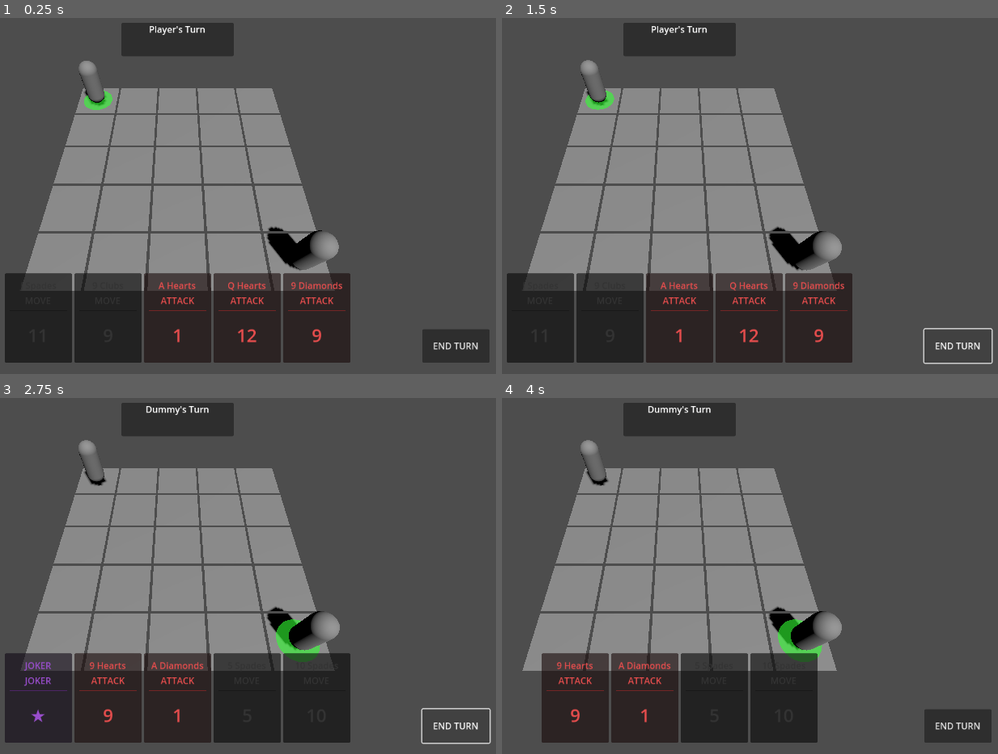
Above: before the commit, frames 1-4 (two rows, left to right).
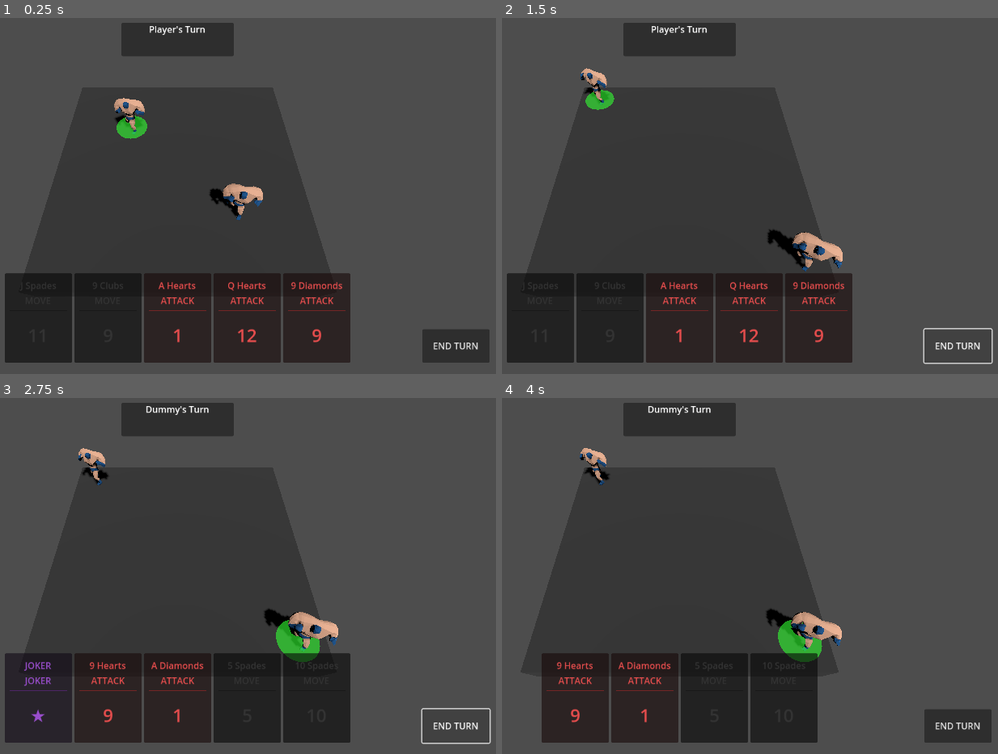
Above: after the commit, the same moments.

Repository: FredBros/king-of-the-apero
Game: Godot game, scene res://scenes/Arena.tscn
Two runs of this game, one before a commit and one after it. Both use one fixed random seed, a clock stepped at 60 frames per second and the inputs below.
Inputs (mouse positions are in pixels of both pictures, inside the frame that each line leads up to):
- Up to frame 1 (0.25 s): no input
- Up to frame 2 (1.5 s): click "END TURN" at 0.5 s; click "END TURN" at 1.25 s
- Up to frame 3 (2.75 s): click "END TURN" at 2 s
- Up to frame 4 (4 s): move the mouse to (541, 697) at 2.77 s; click (541, 697) at 2.92 s; click "X" at 3.5 s

The runs differ from the first frame. In frame 1, 27% of the frame differs, in the area x 4-69%, y 12-77%; in frame 2, 27%; in frame 3, 26%; in frame 4, 26%.

Commit message:
Implement character animations and refine movement logic
- Integrate AnimationPlayer in Wrestler.gd (Idle, Walk, Punch, Hurt, KO).
- Update movement logic:
  - Reduce tween duration to 0.8s with QUAD easing for better feel.
  - Sync 'Walk' animation with movement.
  - Fix character orientation (rotate 180 deg to face target).
  - Remove Y-offset (pivot is now correctly at feet level).
- Implement attack sequence:
  - Play 'Punch' animation.
  - Delay damage application to match animation impact.
- Implement damage/death logic:
  - Play 'Hurt' animation on hit.
  - Play 'KO' animation on death and keep body on grid (removed queue_free).
- Update GridManager:
  - Delegate attack execution to Wrestler script.
  - Adjust active player indicator height to match new pivot.

Diff:
--- /dev/null
+++ b/scenes/Players/BigGuy/big_guy.tscn
@@ -0,0 +1,54 @@
+[gd_scene load_steps=4 format=3 uid="uid://d1ru4aj524ukk"]
+
+[ext_resource type="PackedScene" uid="uid://dbqpm1b4l2myo" path="res://scenes/Players/BigGuy/BigGuy.glb" id="1_lgits"]
+[ext_resource type="Texture2D" uid="uid://1pkrxctis4qf" path="res://scenes/Players/BigGuy/BigGuy_endesga-32-1x.png" id="2_gr3fq"]
+
+[sub_resource type="StandardMaterial3D" id="StandardMaterial3D_2orey"]
+albedo_texture = ExtResource("2_gr3fq")
+texture_filter = 0
+
+[node name="BigGuy" instance=ExtResource("1_lgits")]
+
+[node name="Skeleton3D" parent="Wolverine" index="0"]
+bones/0/position = Vector3(0.0074458406, 0.6750934, -0.013267685)
+bones/0/rotation = Quaternion(-0.032927044, -0.36556488, 0.0076456857, 0.93017185)
+bones/1/rotation = Quaternion(-0.05059746, 0.05447057, 0.0009753024, 0.99723214)
+bones/2/rotation = Quaternion(0.0053106765, 0.0066895955, 0.0030482546, 0.9999589)
+bones/3/rotation = Quaternion(0.005312339, 0.0067566866, 0.0030017353, 0.9999586)
+bones/4/rotation = Quaternion(0.19154763, 0.02850251, -0.03222111, 0.98054016)
+bones/5/rotation = Quaternion(0.1345814, 0.07379941, -0.07009384, 0.9856614)
+bones/7/rotation = Quaternion(-0.5418152, -0.45229796, 0.6013431, -0.37449875)
+bones/8/rotation = Quaternion(0.3917488, -0.4658576, -0.010011122, 0.7933533)
+bones/9/rotation = Quaternion(0.4064689, 0.17729226, 0.74249613, 0.5020459)
+bones/10/rotation = Quaternion(-0.04346904, 0.23525256, 0.03155815, 0.97044885)
+bones/11/rotation = Quaternion(0.26506168, 0.09129279, 0.15360604, 0.9475301)
+bones/12/rotation = Quaternion(0.120885216, 0.047019936, -0.16665131, 0.9774474)
+bones/13/rotation = Quaternion(0.1713929, -0.041375916, -0.32203487, 0.9301646)
+bones/15/rotation = Quaternion(0.59920275, 0.0006644632, 0.027542757, 0.80012316)
+bones/16/rotation = Quaternion(0.7689095, 0.0063285585, 0.044869486, 0.6377499)
+bones/17/rotation = Quaternion(0.40786272, -0.0070284973, 0.034038674, 0.9123816)
+bones/19/rotation = Quaternion(0.60496426, -0.42925602, 0.48749253, 0.46055254)
+bones/20/rotation = Quaternion(0.4273485, -0.015059708, -0.32795754, 0.8423718)
+bones/21/rotation = Quaternion(0.1618462, 0.09455028, -0.8095347, 0.5563448)
+bones/22/rotation = Quaternion(-0.14019825, -0.09606929, -0.10968615, 0.9793284)
+bones/23/rotation = Quaternion(0.2694633, -0.07661573, -0.15432204, 0.9474726)
+bones/24/rotation = Quaternion(0.11400455, -0.04041665, 0.22714865, 0.96631926)
+bones/25/rotation = Quaternion(0.052292164, -0.20302442, 0.26398313, 0.9414667)
+bones/27/rotation = Quaternion(0.6412079, 0.003907193, -0.031570327, 0.76670766)
+bones/28/rotation = Quaternion(0.77267575, -0.0057974174, -0.025041603, 0.6342802)
+bones/29/rotation = Quaternion(0.49806654, -9.211106e-05, -0.03882588, 0.86626923)
+bones/31/rotation = Quaternion(0.11810884, 0.23761156, 0.9518312, -0.15364988)
+bones/32/rotation = Quaternion(-0.4932973, 0.07577952, -0.020470623, 0.8663118)
+bones/33/rotation = Quaternion(0.6536427, 0.19763145, -0.18679921, 0.7062571)
+bones/34/rotation = Quaternion(0.29884514, 0.048761893, -0.012473403, 0.9529735)
+bones/36/rotation = Quaternion(-0.14806968, 0.010440926, 0.9494131, 0.2767332)
+bones/37/rotation = Quaternion(-0.4036066, -0.022979634, -0.0050330255, 0.9146302)
+bones/38/rotation = Quaternion(0.7025283, -0.058666453, 0.23041841, 0.6707604)
+bones/39/rotation = Quaternion(0.32912195, -0.07720358, 0.016823258, 0.9409757)
+
+[node name="Cube_003" parent="Wolverine/Skeleton3D" index="0"]
+material_override = SubResource("StandardMaterial3D_2orey")
+
+[node name="AnimationPlayer" parent="." index="1"]
+next/Idle = &"Idle"
+blend_times = [&"Idle", &"Idle", 0.2]
--- a/scenes/Wrestler.tscn
+++ b/scenes/Wrestler.tscn
@@ -1,13 +1,9 @@
 [gd_scene load_steps=3 format=3 uid="uid://dnc417x07353p"]
 
-[ext_resource type="Script" path="res://scripts/Wrestler.gd" id="1_83s1c"]
-
-[sub_resource type="CapsuleMesh" id="CapsuleMesh_y3b0g"]
-radius = 0.4
-height = 2.0
+[ext_resource type="Script" uid="uid://bk0urxjh033xy" path="res://scripts/Wrestler.gd" id="1_83s1c"]
+[ext_resource type="PackedScene" uid="uid://dbqpm1b4l2myo" path="res://scenes/Players/BigGuy/BigGuy.glb" id="2_i8vlu"]
 
 [node name="Wrestler" type="Node3D"]
 script = ExtResource("1_83s1c")
 
-[node name="Mesh" type="MeshInstance3D" parent="."]
-mesh = SubResource("CapsuleMesh_y3b0g")
+[node name="BigGuy" parent="." instance=ExtResource("2_i8vlu")]
--- a/scripts/GridManager.gd
+++ b/scripts/GridManager.gd
@@ -38,7 +38,7 @@
 	_init_active_indicator()
 	# Debug: Print the world position of the first cell (0,0)
 	print("Grid initialized. Cell (0,0) is at World Pos: ", grid_to_world(Vector2i(0, 0)))
-	_create_debug_grid()
+	_create_arena_visuals()
 	_spawn_debug_wrestler()
 
 func _unhandled_input(event: InputEvent) -> void:
@@ -97,9 +97,8 @@
 
 	if active_wrestler:
 		active_wrestler.add_child(active_indicator)
-		# Wrestler is at Y=1.0, Floor is at Y=0.0.
-		# We place indicator slightly above floor relative to wrestler
-		active_indicator.position = Vector3(0, -0.95, 0)
+		# Wrestler pivot is at feet (Y=0). Place indicator slightly above floor.
+		active_indicator.position = Vector3(0, 0.05, 0)
 
 func _handle_grid_click(mouse_pos: Vector2) -> void:
 	if not active_wrestler or not current_card:
@@ -125,7 +124,7 @@
 	# Logic based on card type
 	if target:
 		if current_card.type == CardData.CardType.ATTACK or is_joker:
-			target.take_damage(1)
+			active_wrestler.attack(target)
 			_consume_card()
 	elif current_card.type == CardData.CardType.MOVE or is_joker:
 		active_wrestler.move_to_grid_position(clicked_cell)
@@ -282,22 +281,26 @@
 	return (grid_pos.x >= 0 and grid_pos.x < grid_size.x) and \
 		   (grid_pos.y >= 0 and grid_pos.y < grid_size.y)
 
-# Create visual meshes for the grid (Debug purpose)
-func _create_debug_grid() -> void:
-	for x in range(grid_size.x):
-		for y in range(grid_size.y):
-			var grid_pos = Vector2i(x, y)
-			var world_pos = grid_to_world(grid_pos)
-
-			var cell_visual = MeshInstance3D.new()
-			var mesh = PlaneMesh.new()
-			# Make it slightly smaller than cell_size to see gaps between cells
-			mesh.size = Vector2(cell_size * 0.95, cell_size * 0.95)
-
-			cell_visual.mesh = mesh
-			cell_visual.position = world_pos
-
-			add_child(cell_visual)
+# Create the 3D visuals for the Arena (Floor only)
+func _create_arena_visuals() -> void:
+	var total_width = grid_size.x * cell_size
+	var total_depth = grid_size.y * cell_size
+
+	# 1. The Mat (Floor)
+	var mat_mesh = BoxMesh.new()
+	# Size: Width, Height (Thickness), Depth
+	mat_mesh.size = Vector3(total_width, 1.0, total_depth)
+
+	var mat_instance = MeshInstance3D.new()
+	mat_instance.mesh = mat_mesh
+	# Position: Center is (0,0,0) based on our offset logic.
+	# We want the top surface at Y=0. Since height is 1.0, center Y is -0.5.
+	mat_instance.position = Vector3(0, -0.5, 0)
+
+	var mat_material = StandardMaterial3D.new()
+	mat_material.albedo_color = Color(0.2, 0.2, 0.2) # Dark Grey
+	mat_instance.material_override = mat_material
+	add_child(mat_instance)
 
 # Spawns a test wrestler on the grid
 func _spawn_debug_wrestler() -> void:
@@ -335,7 +338,8 @@
 
 func _on_wrestler_died(w: Wrestler) -> void:
 	print("GAME OVER! ", w.name, " has been eliminated!")
-	w.queue_free()
+	# We don't destroy the object so we can see the KO animation/body
+	# w.queue_free()
 	wrestlers.erase(w)
 
 	# Simple win condition: Last man standing
--- a/scripts/Wrestler.gd
+++ b/scripts/Wrestler.gd
@@ -3,9 +3,12 @@
 
 signal died(wrestler: Wrestler)
 
-@export var max_health: int = 10
+@export var max_health: int = 2
 var current_health: int
 var grid_position: Vector2i = Vector2i.ZERO
+
+# The AnimationPlayer must be assigned in the Inspector or found dynamically
+@export var animation_player: AnimationPlayer
 
 # Reference to the grid manager to convert grid pos to world pos
 var grid_manager: GridManager
@@ -14,6 +17,13 @@
 func set_initial_position(pos: Vector2i, manager: GridManager) -> void:
 	grid_manager = manager
 	current_health = max_health
+
+	# Auto-detect AnimationPlayer if not assigned manually
+	if not animation_player:
+		animation_player = find_child("AnimationPlayer", true, false)
+
+	_play_anim("Idle")
+
 	move_to_grid_position(pos)
 
 # Moves the wrestler to a new grid position (instantly for now)
@@ -29,19 +39,42 @@
 	grid_position = new_pos
 	# We use the grid manager to get the correct world coordinates
 	var target_world_pos = grid_manager.grid_to_world(grid_position)
-	# Add an offset on Y so it sits on top of the floor (capsule height is 2, pivot is at center)
-	target_world_pos.y += 1.0
 
 	# Animate the movement
+	_play_anim("Walk")
 	var tween = create_tween()
-	tween.tween_property(self, "position", target_world_pos, 0.3).set_trans(Tween.TRANS_CUBIC).set_ease(Tween.EASE_OUT)
+	tween.tween_property(self, "position", target_world_pos, 0.8).set_trans(Tween.TRANS_QUAD).set_ease(Tween.EASE_OUT)
+	tween.tween_callback(func(): _play_anim("Idle"))
+
+# Perform an attack on a target wrestler
+func attack(target: Wrestler) -> void:
+	_play_anim("Punch")
+
+	# Wait for the "impact" moment of the animation (approx 0.2s - 0.4s usually)
+	# Ideally, use AnimationPlayer method track, but a timer is fine for POC
+	await get_tree().create_timer(0.3).timeout
+
+	if target:
+		target.take_damage(1)
+
+	# Wait for animation to finish before going back to Idle (if not looped)
+	await get_tree().create_timer(0.5).timeout
+	_play_anim("Idle")
 
 # Apply damage to the wrestler
 func take_damage(amount: int) -> void:
 	current_health -= amount
 	print(name, " took ", amount, " damage. HP: ", current_health)
+
 	if current_health <= 0:
+		print("Wrestler died. Attempting to play 'KO' animation.")
+		_play_anim("KO")
 		died.emit(self)
+	else:
+		_play_anim("Hurt")
+		# Wait for Hurt animation to finish roughly
+		await get_tree().create_timer(0.5).timeout
+		_play_anim("Idle")
 
 # Force move the wrestler (can push out of bounds)
 func push_to(new_pos: Vector2i) -> void:
@@ -54,7 +87,7 @@
 		target_world_pos.y = -5.0 # Fall into the abyss
 		died.emit(self)
 	else:
-		target_world_pos.y += 1.0
+		pass
 
 	var tween = create_tween()
 	tween.tween_property(self, "position", target_world_pos, 0.4).set_trans(Tween.TRANS_BACK).set_ease(Tween.EASE_OUT)
@@ -64,3 +97,11 @@
 	var look_pos = target_pos
 	look_pos.y = global_position.y
 	look_at(look_pos, Vector3.UP)
+	rotate_y(PI) # Rotate 180 degrees because the model faces +Z (Backwards)
+
+func _play_anim(anim_name: String) -> void:
+	if animation_player:
+		if animation_player.has_animation(anim_name):
+			animation_player.play(anim_name, 0.2) # 0.2s blend time for smooth transitions
+		else:
+			printerr("Animation not found: '", anim_name, "'. Available animations: ", animation_player.get_animation_list())
Binary file added: scenes/Players/BigGuy/BigGuy.glb
Not shown, added: scenes/Players/BigGuy/BigGuy.glb.import
Binary file added: scenes/Players/BigGuy/BigGuy_endesga-32-1x.png
Not shown, added: scenes/Players/BigGuy/BigGuy_endesga-32-1x.png.import
Not shown, changed: .gitignore
Not shown, changed: roadmap.md
